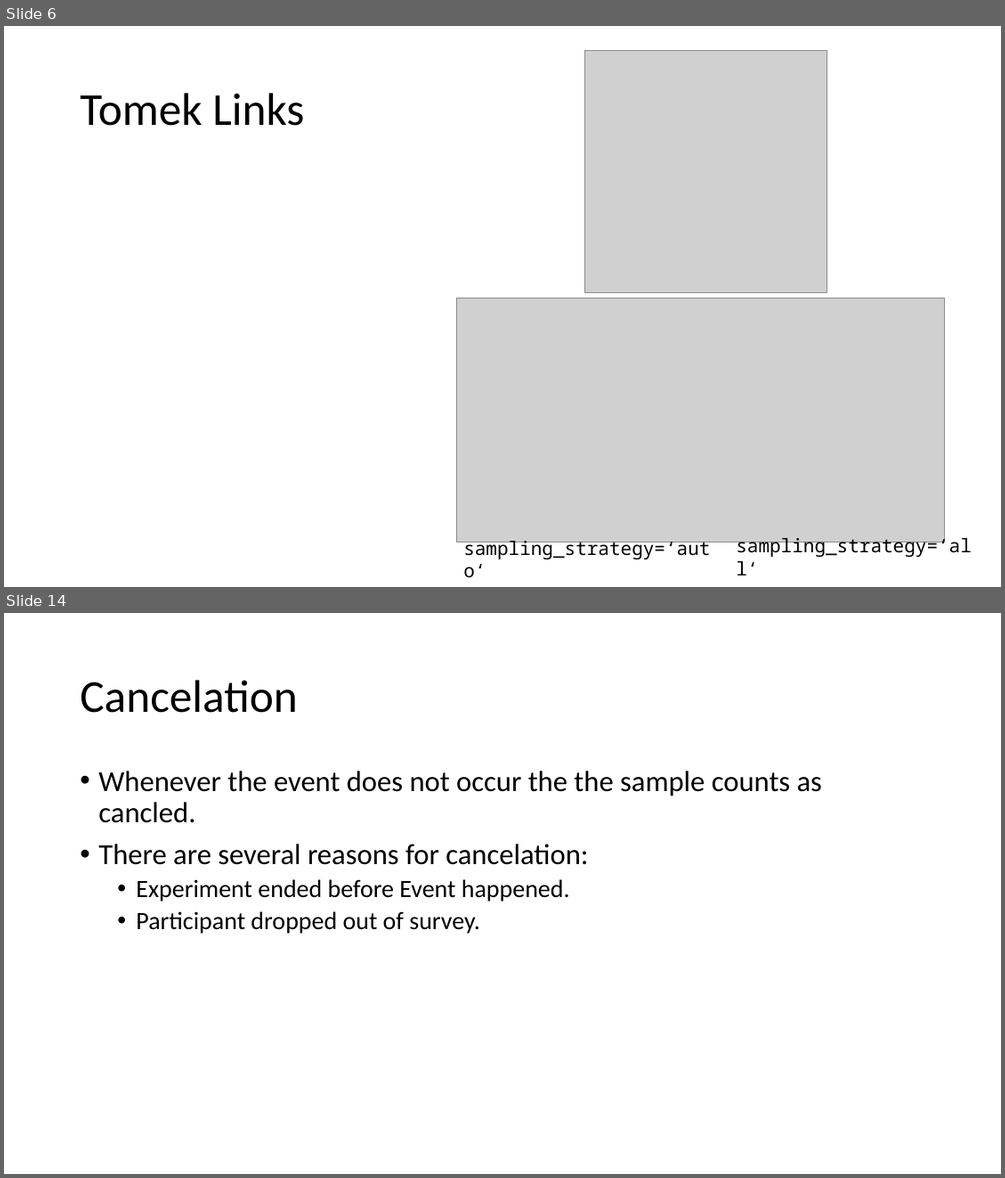
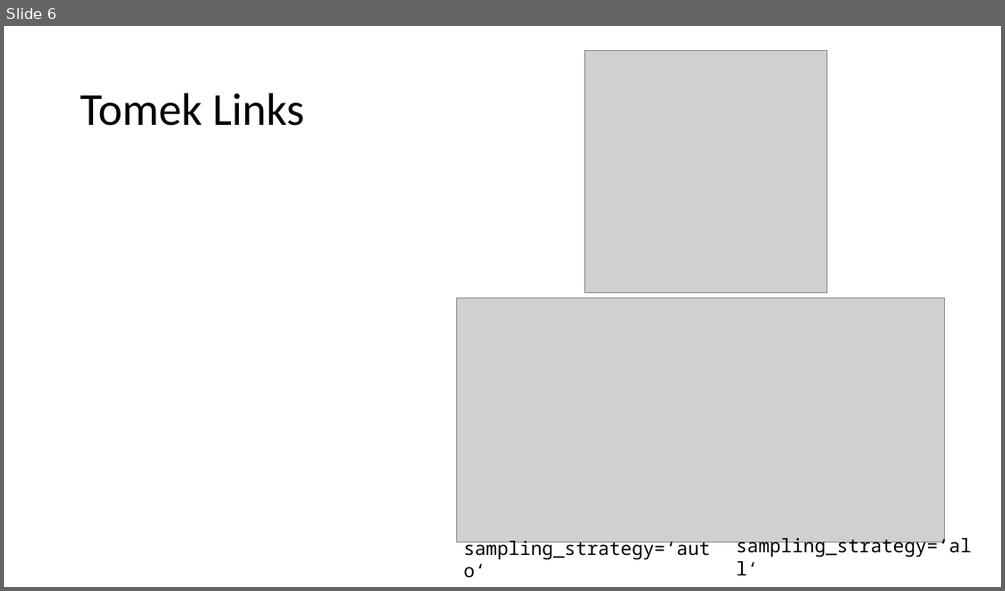
Before and after one commit to Nokix/powerpoints, a slide deck: More Machine Learning with Python.pptx. Shown one above the other, each under a label of ours: slides 6 and 14 before the commit, slide 6 after it; the slides between them are not shown. The pictures are 1005x1178 and 1005x591 pixels, drawn with LibreOffice and Linux fonts; fonts in the diff are those of the drawing; grey boxes stand for pictures. Boxes give left, top, right and bottom in pixels: in the first picture for what was removed or moved away, otherwise in the second. Text is boxed around its words. In the diff, an @@ line names an element or a change of style, - is before the commit and + after.

```diff
--- a/More Machine Learning with Python.pptx
+++ b/More Machine Learning with Python.pptx
@@ slide 14 removed at box(4, 613, 1001, 1174), background #FFFFFF @@
@@ title removed at box(80, 680, 298, 713) @@
-Cancelation
@@ text removed at box(98, 771, 822, 933) @@
-• Whenever the event does not occur the the sample counts as cancled.
-• There are several reasons for cancelation:
-  • Experiment ended before Event happened.
-  • Participant dropped out of survey.
```
Also in this commit, not shown: 3 slides changed, 2 slides added, 10 other slides removed, 4 other files.
